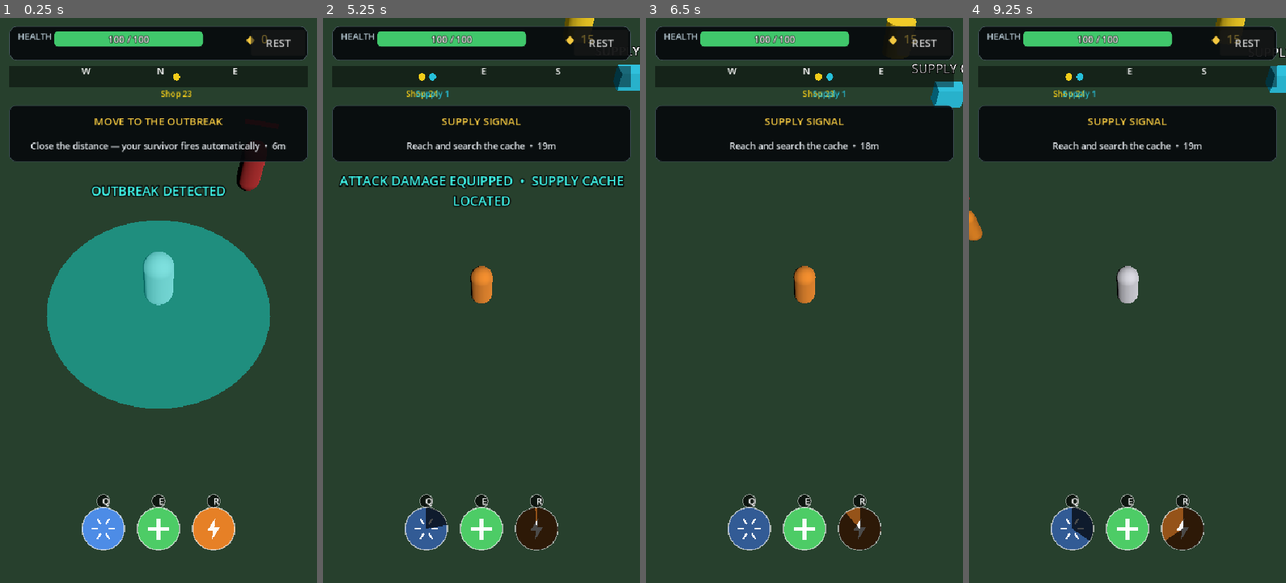
Above: before the commit, frames 1-4 (left to right).
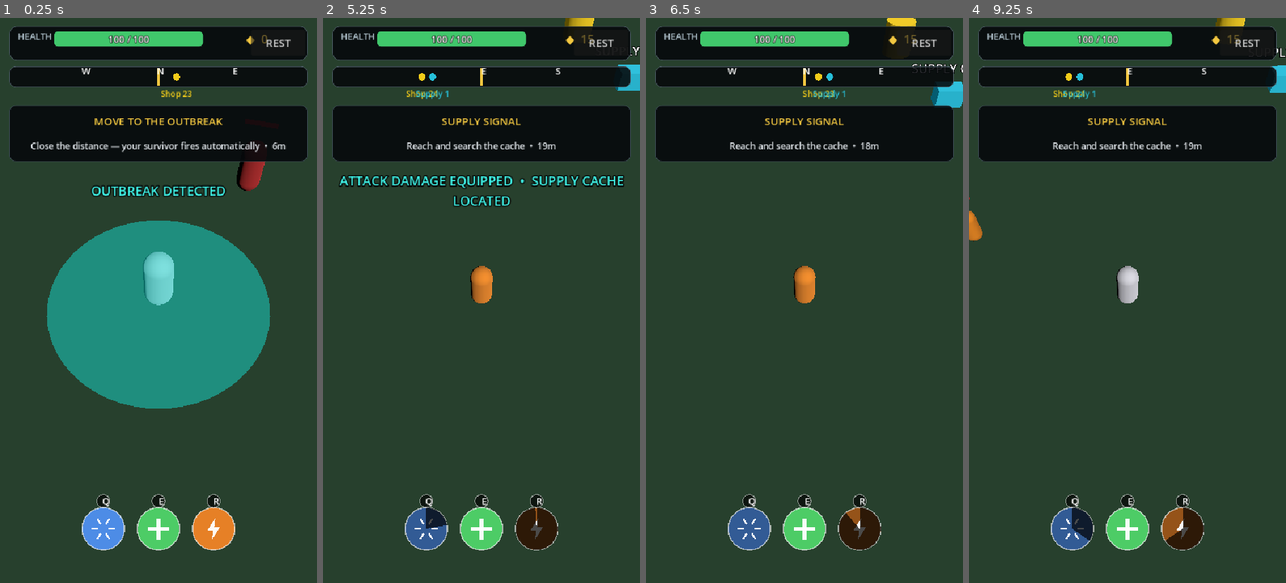
Above: after the commit, the same moments.

Repository: Geoboardman/zombie-gps
Game: Godot game, scene res://scenes/main.tscn
The game is run twice, just before and just after one commit, with the same random seed, the same clock (stepped at 60 frames per second) and the same inputs.
Inputs (mouse positions are in pixels of both pictures, inside the frame that each line leads up to):
- Up to frame 1 (0.25 s): no input
- Up to frame 2 (5.25 s): tap Enter (ui_accept) at 0.5, 0.77, 4.25, 4.52 s; move the mouse to (427, 520) at 0.52 s; hold D (move_right) 0.53-1.25 s; tap Q (ability_1) at 0.6 s; click (427, 520) at 0.67 s; click "REST" at 1.25 s; click "CONTINUE WALKING" at 2 s; click "OPEN FIELD KIT" at 2.75 s; click "HOLLOW POINTS +5 attack damage" at 3.5 s; move the mouse to (481, 520) at 4.27 s; hold S (move_back) 4.28-5.03 s; tap E (ability_2) at 4.35 s; click (481, 520) at 4.42 s; move the mouse to (535, 520) at 5.02 s; hold D (move_right) from 5.03 s (still down); tap R (ability_3) at 5.1 s; click (535, 520) at 5.17 s
- Up to frame 3 (6.5 s): move the mouse to (788, 413) at 5.77 s; release D (move_right) at 5.78 s; hold W (move_forward) from 5.78 s (still down); tap Shift at 5.85 s; click (788, 413) at 5.92 s; tap Enter (ui_accept) at 6.02 s
- Up to frame 4 (9.25 s): move the mouse to (1222, 385) at 6.52 s; release W (move_forward) at 6.53 s; hold A (move_left) 6.53-8.03 s; tap Q (ability_1) at 6.6 s; tap Enter (ui_accept) at 6.77, 7.52, 9.02 s; move the mouse to (1032, 215) at 7.27 s; tap E (ability_2) at 7.35 s; move the mouse to (1143, 300) at 8.02 s; hold S (move_back) 8.03-8.78 s; tap R (ability_3) at 8.1 s; click (1143, 300) at 8.17 s; move the mouse to (1079, 159) at 8.77 s; hold D (move_right) from 8.78 s (still down); tap Shift at 8.85 s

The runs differ from the first frame. In frame 1, 0.4% of the frame differs, in the area x 2-98%, y 8-13%; in frame 2, 0.6%; in frame 3, 0.5%; in frame 4, 0.5%.

Commit message:
Polish responsive compass display

Diff:
--- a/scripts/compass_hud.gd
+++ b/scripts/compass_hud.gd
@@ -29,7 +29,9 @@
 	if _player == null:
 		return
 
-	draw_rect(Rect2(0, 0, strip_width, strip_height), Color(0, 0, 0, 0.45))
+	var actual_width := size.x if size.x > 0.0 else strip_width
+	draw_style_box(_compass_background(), Rect2(0, 0, actual_width, strip_height))
+	draw_line(Vector2(actual_width / 2.0, 3.0), Vector2(actual_width / 2.0, strip_height - 3.0), Color(0.95, 0.78, 0.25), 3.0)
 
 	var heading_deg := rad_to_deg(_angle_of(-_player.global_transform.basis.z))
 
@@ -49,7 +51,7 @@
 		var bearing_deg := rad_to_deg(_angle_of(to_target))
 		var relative_deg := wrapf(bearing_deg - heading_deg, -180.0, 180.0)
 
-		var x := (strip_width / 2.0) + (relative_deg / 180.0) * (strip_width / 2.0)
+		var x := (actual_width / 2.0) + (relative_deg / 180.0) * (actual_width / 2.0)
 
 		var color := Color(0.95, 0.8, 0.1) # shop yellow, matches shop_node.tscn
 		var label := "Shop"
@@ -79,8 +81,18 @@
 	if absf(relative_deg) > 90.0:
 		return # behind the player -- don't clutter the strip with it
 
-	var x := (strip_width / 2.0) + (relative_deg / 180.0) * (strip_width / 2.0)
+	var actual_width := size.x if size.x > 0.0 else strip_width
+	var x := (actual_width / 2.0) + (relative_deg / 180.0) * (actual_width / 2.0)
 	draw_string(ThemeDB.fallback_font, Vector2(x - 6.0, 14.0), text, HORIZONTAL_ALIGNMENT_CENTER, 20.0, 16, Color.WHITE)
+
+
+func _compass_background() -> StyleBoxFlat:
+	var box := StyleBoxFlat.new()
+	box.bg_color = Color(0.025, 0.035, 0.045, 0.88)
+	box.border_color = Color(0.3, 0.36, 0.4, 0.9)
+	box.set_border_width_all(1)
+	box.set_corner_radius_all(10)
+	return box
 
 
 # Consistent 2D bearing angle for any world-space vector, ignoring Y --
